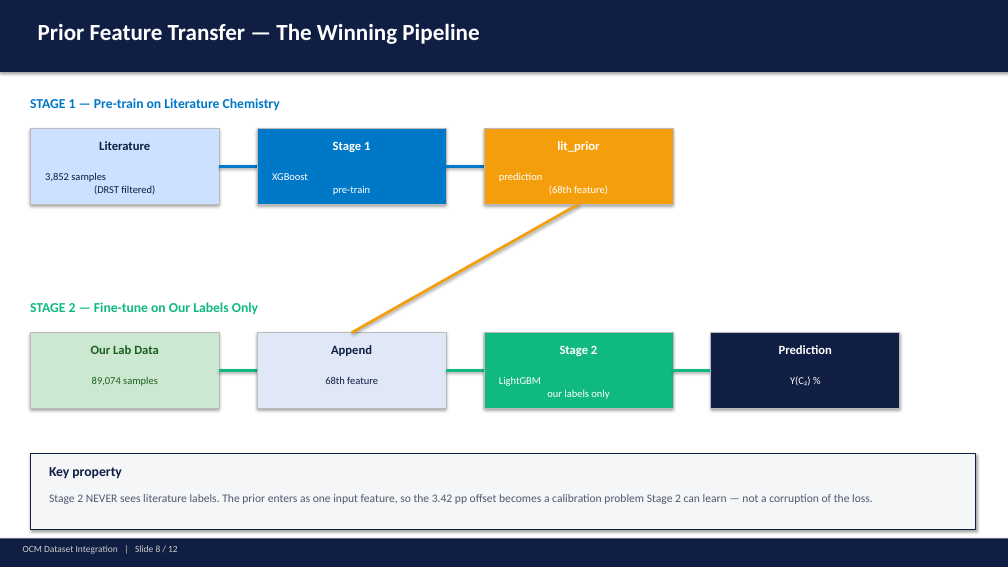
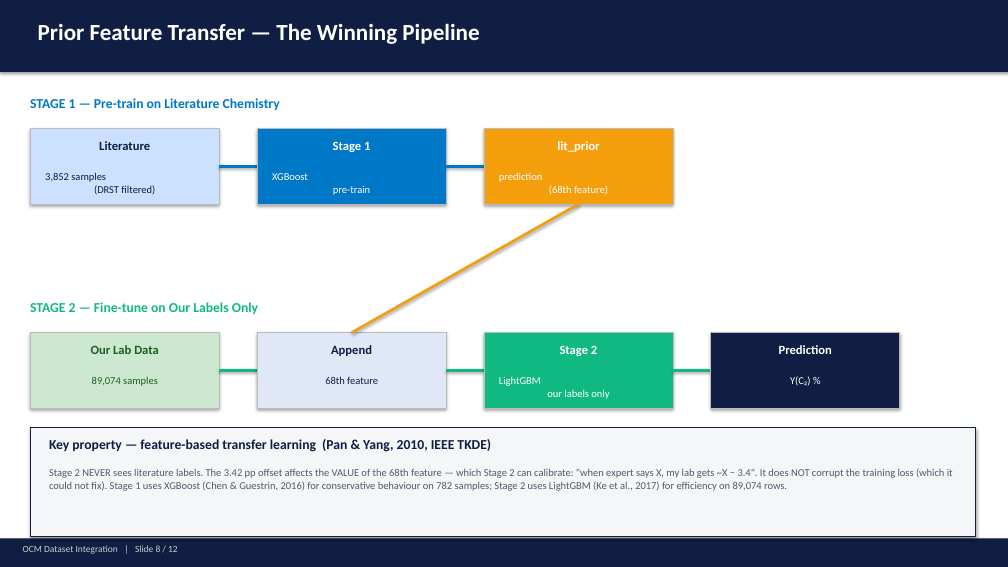
Before and after one commit to ParthN9i4/OCM-Dataset-JAIST, a slide deck: slide 8 of ocm_presentation.pptx. Drawn at 1008x567 pixels with LibreOffice and Linux fonts; fonts in the diff are those of the drawing. Boxes give left, top, right and bottom in pixels: in the first picture for what was removed or moved away, otherwise in the second. Text is boxed around its words. In the diff, an @@ line names an element or a change of style, - is before the commit and + after.

```diff
--- a/ocm_presentation.pptx
+++ b/ocm_presentation.pptx
@@ rectangle: place and size @@
-rectangle at (30,454,975,529)
+rectangle at (30,427,975,537)
@@ text at (49,439,491,452): text changed @@
-Key property
+Key property — feature-based transfer learning (Pan & Yang, 2010, IEEE TKDE)
@@ text at (49,468,953,491): text changed; size 11 to 10 pt @@
-Stage 2 NEVER sees literature labels. The prior enters as one input feature, so the 3.42 pp offset becomes a calibration problem Stage 2 can learn — not a corruption of the loss.
+Stage 2 NEVER sees literature labels. The 3.42 pp offset affects the VALUE of the 68th feature — which Stage 2 can calibrate: "when expert says X, my lab gets ~X − 3.4". It does NOT corrupt the training loss (which it could not fix). Stage 1 uses XGBoost (Chen & Guestrin, 2016) for conservative behaviour on 782 samples; Stage 2 uses LightGBM (Ke et al., 2017) for efficiency on 89,074 rows.
```
Also in this commit, not shown: 5 other slides changed, 4 other files.
